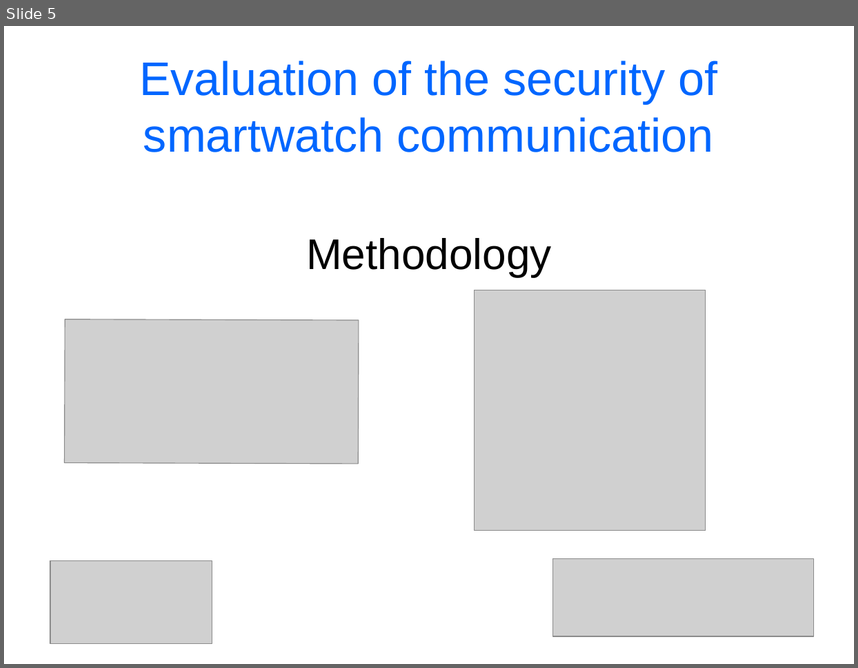
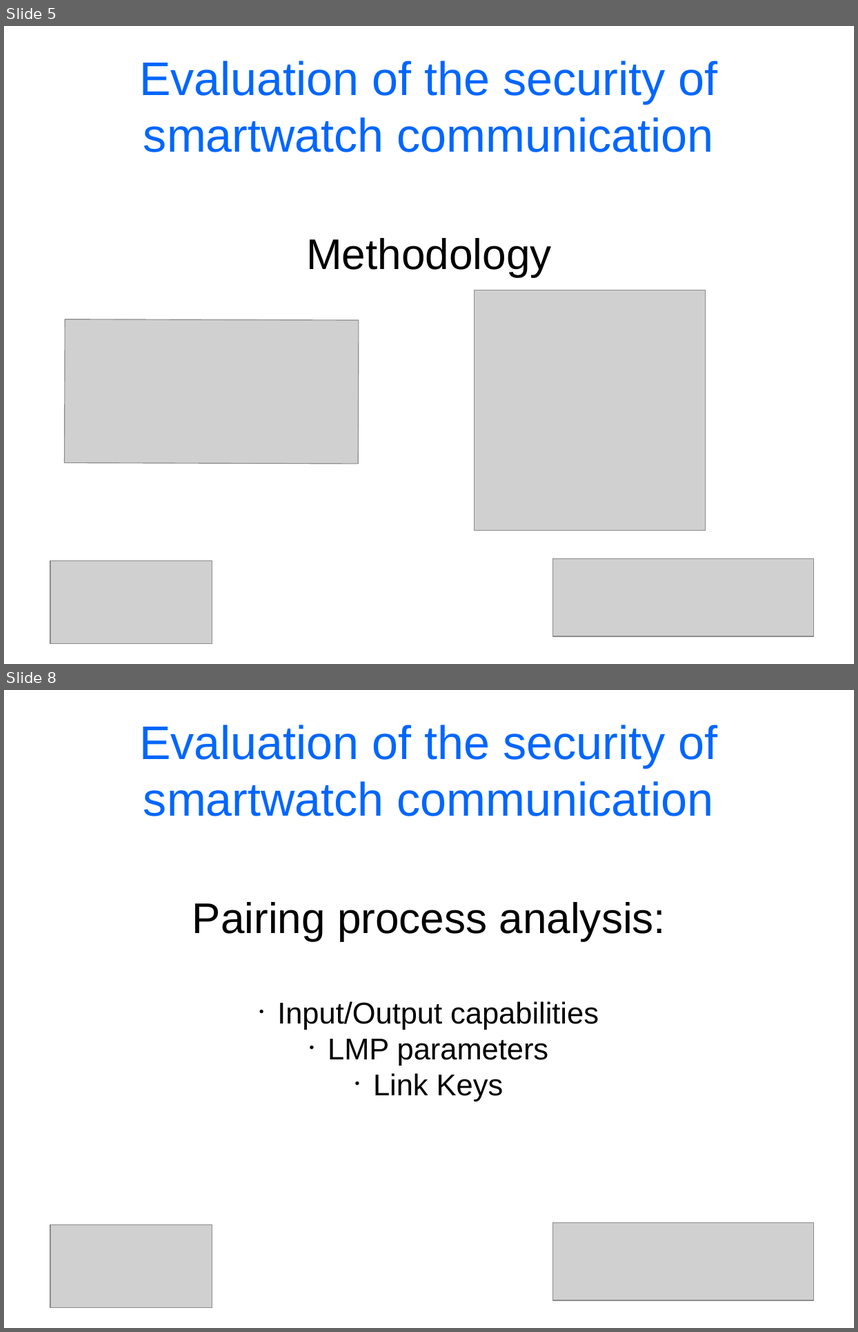
Before and after one commit to cheeseit/smartwatchers_report, a slide deck: presentation.odp. Shown one above the other, each under a label of ours: slide 5 before the commit, slides 5 and 8 after it; the slides between them are not shown. The pictures are 858x668 and 858x1332 pixels, drawn with LibreOffice and Linux fonts; fonts in the diff are those of the drawing; grey boxes stand for pictures. Boxes give left, top, right and bottom in pixels: in the first picture for what was removed or moved away, otherwise in the second. Text is boxed around its words. In the diff, an @@ line names an element or a change of style, - is before the commit and + after.

```diff
--- a/presentation.odp
+++ b/presentation.odp
@@ slide 8 added at [4, 690, 854, 1328], background #FFFFFF @@
@@ title added at [139, 724, 717, 816], 44 pt, text #0066FF @@
+Evaluation of the security of smartwatch communication
@@ subtitle added at [192, 902, 666, 1101], 28 pt, text #000000 @@
+Pairing process analysis:
+• Input/Output capabilities
+• LMP parameters
+• Link Keys
@@ picture added at [50, 1225, 212, 1307] @@
@@ picture added at [553, 1222, 814, 1300] @@
```
Also in this commit, not shown: 2 slides changed, 2 other slides added.
